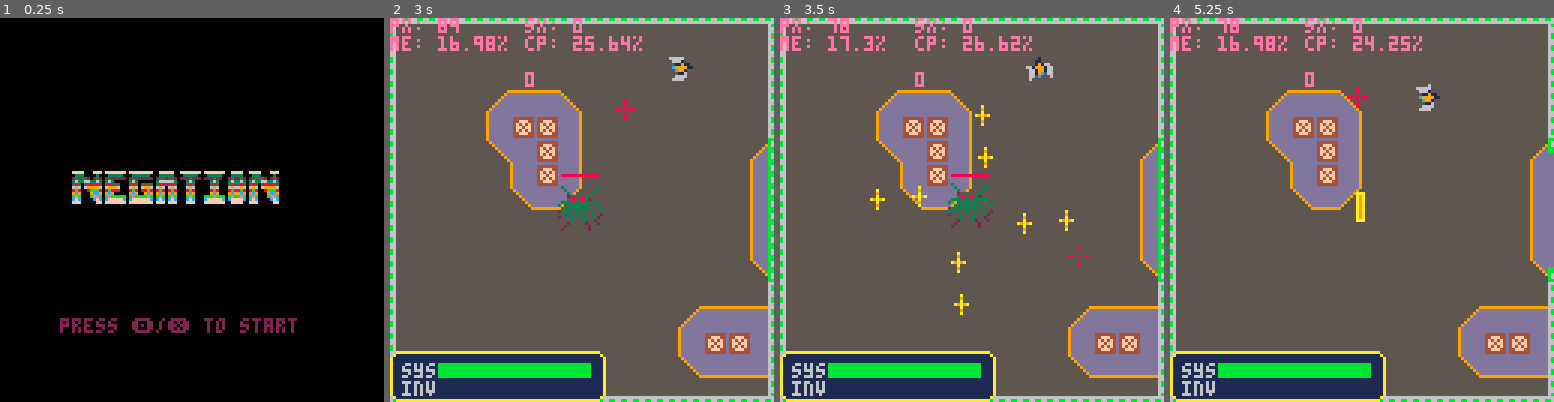
Above: before the commit, frames 1-4 (left to right).
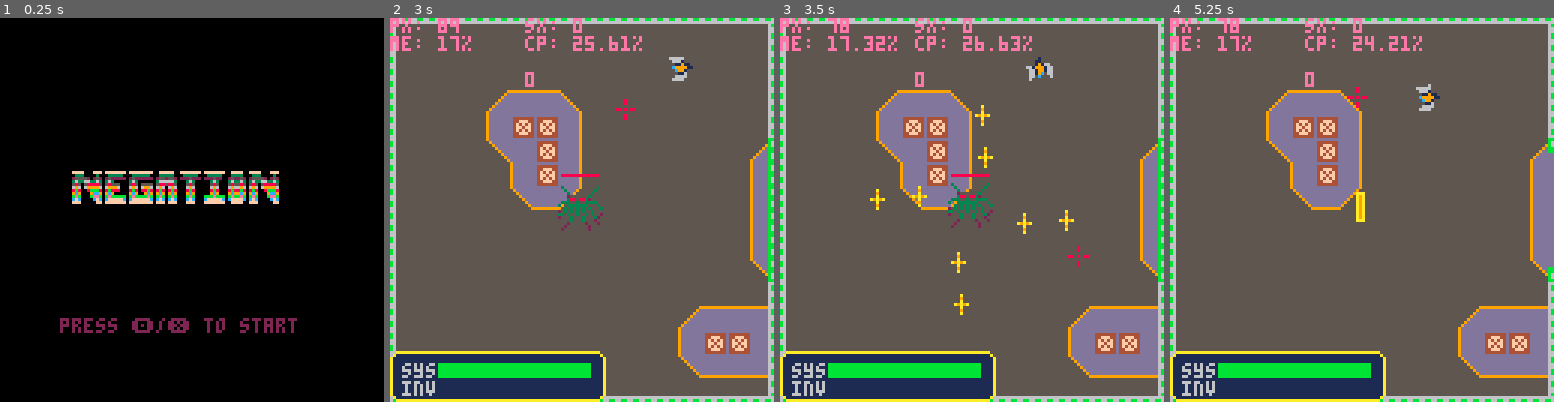
Above: after the commit, the same moments.

Repository: kbrewington/Negation
Game: PICO-8 cartridge negation.p8
Two runs of this game, one before a commit and one after it. Both use one fixed random seed, a clock stepped at 60 frames per second and the inputs below.
Inputs (mouse positions are in pixels of both pictures, inside the frame that each line leads up to):
- Up to frame 1 (0.25 s): no input
- Up to frame 2 (3 s): tap X (X key) at 0.33, 1.07, 1.85, 2.97 s; click (670, 121) at 0.67 s; tap O (Z key) at 0.7, 1.7, 2.1, 2.5, 2.9 s; click (436, 267) at 1.22 s; hold Right 1.6-2.1 s; click (497, 114) at 1.77 s; hold Up 2.15-2.42 s; click (562, 259) at 2.32 s; hold Right from 2.47 s (still down); click (624, 106) at 2.87 s
- Up to frame 3 (3.5 s): release Right at 3.03 s; hold Left from 3.08 s (still down); tap O (Z key) at 3.3 s; click (1075, 256) at 3.42 s
- Up to frame 4 (5.25 s): release Left at 3.58 s; hold Down 3.63-3.97 s; tap O (Z key) every 0.4 s from 3.7 to 4.9 s; click (1231, 102) at 3.97 s; hold Right 4.02-4.68 s; tap X (X key) at 4.08, 5.2 s; click (1292, 248) at 4.52 s; hold Up 4.73-5.03 s; click (1354, 94) at 5.07 s; hold Left from 5.08 s (still down)

Frame 1 is identical in both runs. In frame 2, 0.4% of the frame differs, in the area x 15-63%, y 4-9%; in frame 3, less than 0.1%; in frame 4, 0.3%.

Commit message:
hardcoded fix for rocket sprite

Diff:
--- a/negation.p8
+++ b/negation.p8
@@ -399,8 +399,13 @@
 function spr_r(s,x,y,a,w,h)
  sw=(w or 1)*8
  sh=(h or 1)*8
- sx=(s%8)*8 --
- sy=(s%8)*8 --
+ if s == 48 then
+   sx = 0
+   sy = 25
+ else
+   sx=(s%8)*8 --
+   sy=(s%8)*8 --
+ end
  x0=flr(0.5*sw)
  y0=flr(0.5*sh)
  a=a/360
